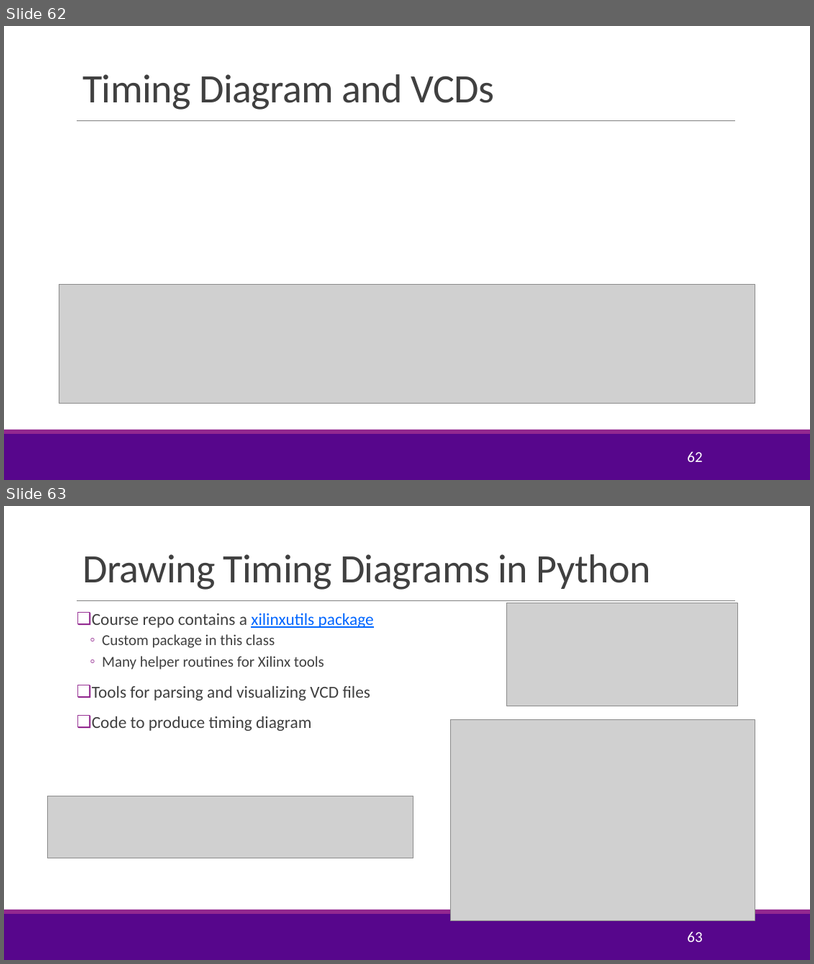
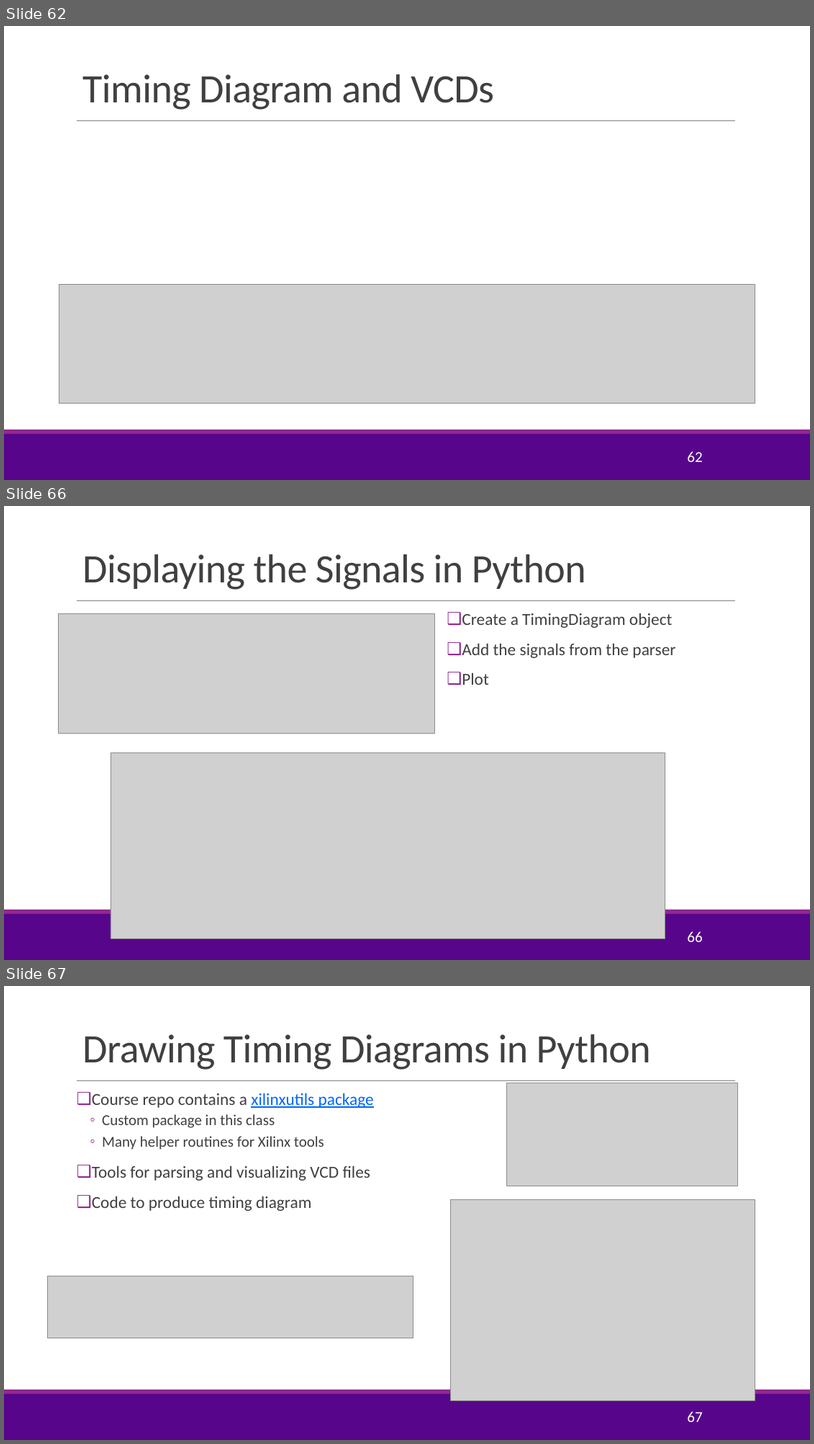
Before and after one commit to tonykorycki/hwdesign, a slide deck: units/unit06_timing/timing.pptx. Shown one above the other, each under a label of ours: slides 62 and 63 before the commit, slides 62, 66 and 67 after it; the slides between them are not shown. The pictures are 814x964 and 814x1444 pixels, drawn with LibreOffice and Linux fonts; fonts in the diff are those of the drawing; grey boxes stand for pictures; background and template pictures are left out. Boxes give left, top, right and bottom in pixels: in the first picture for what was removed or moved away, otherwise in the second. Text is boxed around its words. In the diff, an @@ line names an element or a change of style, - is before the commit and + after.

```diff
--- a/units/unit06_timing/timing.pptx
+++ b/units/unit06_timing/timing.pptx
@@ slide 66 added at <box>4,506,810,960</box>, background #FFFFFF; not listed: 3 template elements that a slide beside it also shows @@
@@ title added at <box>82,554,586,590</box>, 48 pt, text #404040 @@
+Displaying the Signals in Python
@@ text added at <box>462,613,676,685</box>, 20 pt, text #404040 @@
+❑ Create a TimingDiagram object
+❑ Add the signals from the parser
+❑ Plot
@@ picture added at <box>59,614,435,733</box> @@
@@ picture added at <box>111,753,666,938</box> @@
@@ page number added at <box>687,931,702,942</box>, 18 pt, text #FFFFFF @@
+66
@@ what was slide 63 is now slide 67 @@
@@ page number at <box>687,1411,702,1422</box>: text changed @@
-63
+67
```
Also in this commit, not shown: 1 slide changed, 3 other slides added, 3 other files.
